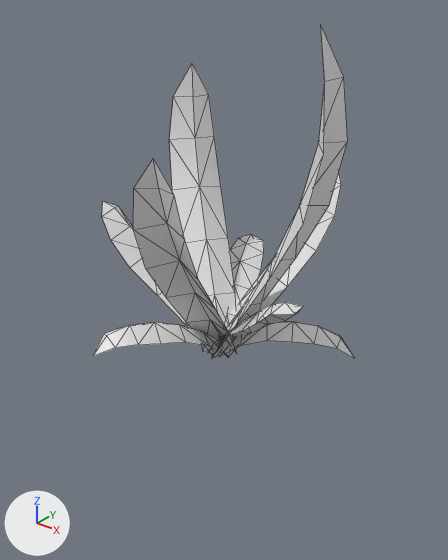
Renders of the OBJ model game/assets/models/plants/SM_Plant_NestFernYoung_Leaf.obj from each side of a commit.
Both versions are drawn from a 50 mm camera at (1.086, -1.344, 1.086) aimed at (0.01, 0.001, 0.252). Every picture has the same lights, and +X, +Y and +Z are marked at lower left. The older version comes first. Mesh edges are drawn as thin lines. Where no turn or scale is listed for an object, it has been applied to the vertices.

The first picture shows 'SM_Plant_NestFernYoung_Leaf'.
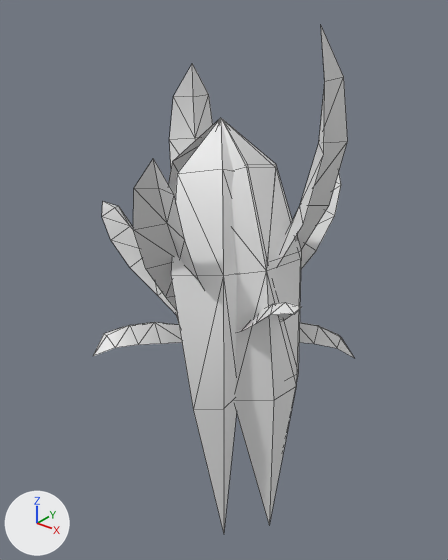
What differs and where, as boxes [x1, y1, x2, y2] in the pictures (448 x 560 px; the box of a moved part takes in the faces that stretch with it):
```json
{"object": "SM_Plant_NestFernYoung_Leaf", "change": "reshaped", "before": [93, 26, 354, 358], "after": [93, 26, 354, 533], "on screen": "53% taller"}
{"part": 1, "of": "me_sm_plant_nestfernyoung_leaf", "change": "added", "after": [168, 118, 301, 533]}
{"part": 2, "of": "me_sm_plant_nestfernyoung_leaf", "change": "moved or reshaped", "before": [212, 206, 303, 358], "after": [277, 206, 303, 321]}
```

Edits to the scene script, one JSON object a line:
```json
{"block": "me_sm_plant_nestfernyoung_leaf", "where": "# used by ob_sm_plant_nestfernyoung_leaf; location = (0.0, 0.0, 0.0)"}
{"op": "remove", "block": "me_sm_plant_nestfernyoung_leaf", "code": "me_sm_plant_nestfernyoung_leaf.from_pydata(...)  # 171 vertices, 198 faces; spans x -0.382..0.378, y -0.403..0.393, z -0.002..0.99"}
{"op": "add", "block": "me_sm_plant_nestfernyoung_leaf", "code": "me_sm_plant_nestfernyoung_leaf.from_pydata(...)  # 212 vertices, 246 faces; spans x -0.382..0.378, y -0.403..0.393, z -0.476..0.99"}
{"block": "me_sm_plant_nestfernyoung_leaf", "change": "me_sm_plant_nestfernyoung_leaf part 1: a new loose piece of 41 vertices spanning x -0.272..0.306, y -0.313..0.218, z -0.476..0.744"}
{"block": "me_sm_plant_nestfernyoung_leaf", "change": "me_sm_plant_nestfernyoung_leaf part 2"}
{"block": "me_sm_plant_nestfernyoung_leaf", "change": "10 faces are deleted"}
{"block": "me_sm_plant_nestfernyoung_leaf", "change": "13 vertices move from x -0.068..0.364, y -0.115..0.322, z -0.002..0.337 to x -0.084..0.362, y -0.119..0.321, z -0.002..0.337"}
{"block": "me_sm_plant_nestfernyoung_leaf", "change": "10 new faces join them"}
```
